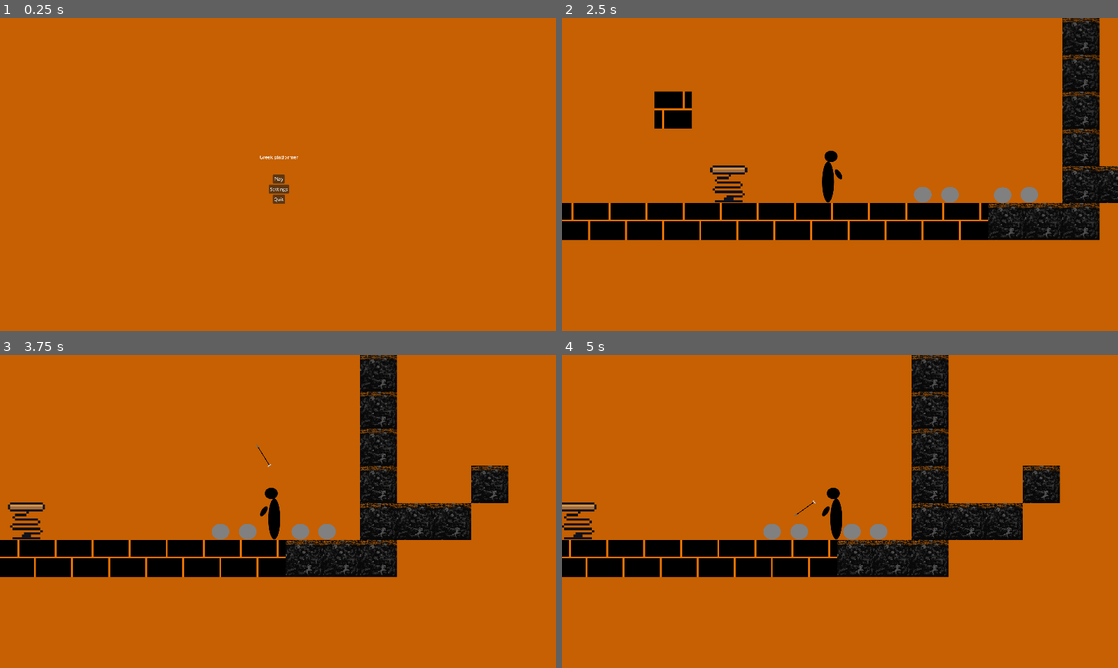
Above: before the commit, frames 1-4 (two rows, left to right).
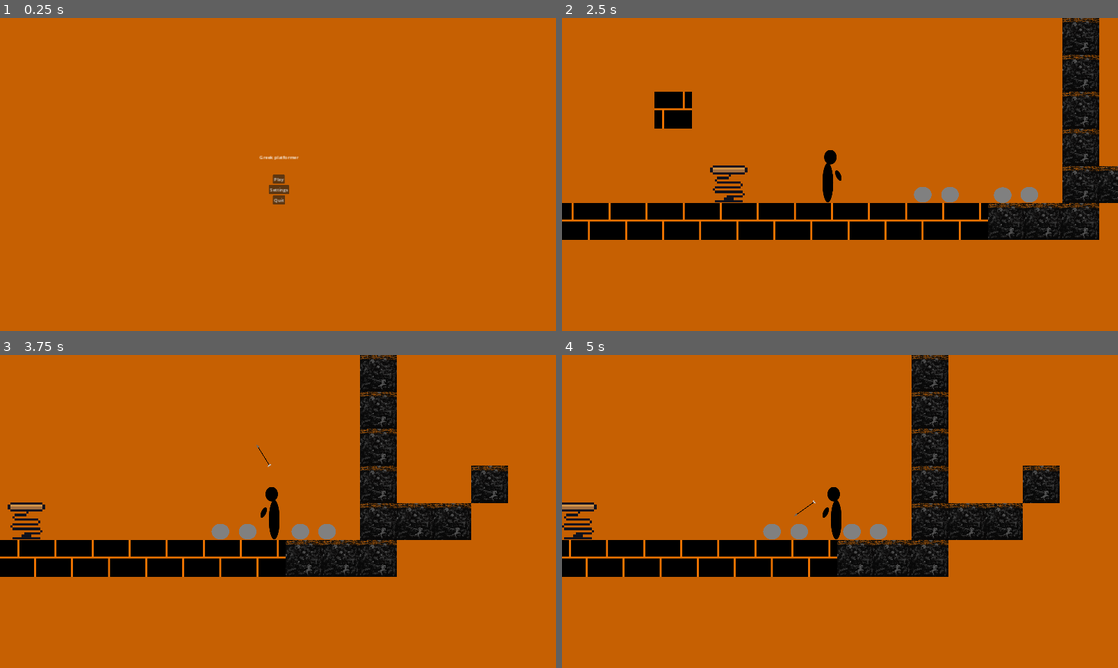
Above: after the commit, the same moments.

Repository: franmatijevic/GreekPlatformer
Game: Godot game, scene res://src/ui/main_menu.tscn
Same seed, same stepped clock (60 frames per second), same inputs: the game is played once before the commit and once after it. The engine's default icon, where the game draws it, is replaced by a stand-in: a white triangle on a blue panel in a dark square.
Inputs:
- Up to frame 1 (0.25 s): no input
- Up to frame 2 (2.5 s): click "Play" at 0.5 s; click "New Game" at 1.25 s; tap Enter at 2 s; hold D (right) from 2.03 s (still down); tap Q (drop_item) at 2.1 s; tap W (up) at 2.27 s
- Up to frame 3 (3.75 s): tap Space (pickThrow) at 2.85 s; tap W (up) at 3.02 s; release D (right) at 3.53 s; hold A (left) from 3.53 s (still down); tap F (shoot) at 3.6 s
- Up to frame 4 (5 s): tap Space (pickThrow) at 4.25 s; release A (left) at 4.28 s; hold D (right) from 4.28 s (still down); tap Q (drop_item) at 4.35 s; tap W (up) at 4.52 s

The runs differ from the first frame. In frame 1, 0.2% of the frame differs, in the area x 46-54%, y 44-60%; in frame 2, 1.1%, in the area x 0-100%, y 0-72%; in frame 3, 1.0%; in frame 4, 1.0%.

Commit message:
Settings and folders updated
- promjenio settings da vector art bude veće kvalitete (zbog toga pixel art kao spring sprite bude manje kvalitete, pa za takve stvari treba texture filtering staviti na nearest)
- presložio art fileove tako da svaki direktorij za neku bitnu stvar ima svoj poddirektorij za art

Diff:
--- a/greekplatformer/project.godot
+++ b/greekplatformer/project.godot
@@ -25,7 +25,13 @@
 window/size/viewport_height=1080
 window/size/mode=4
 window/size/borderless=true
-window/stretch/mode="viewport"
+window/stretch/mode="canvas_items"
+
+[importer_defaults]
+
+texture={
+"compress/mode": 3
+}
 
 [input]
 
@@ -83,5 +89,4 @@
 
 [rendering]
 
-textures/canvas_textures/default_texture_filter=0
 environment/defaults/default_clear_color=Color(0.777028, 0.377881, 0.00782779, 1)
--- a/greekplatformer/src/environment/spring.tscn
+++ b/greekplatformer/src/environment/spring.tscn
@@ -1,7 +1,7 @@
 [gd_scene load_steps=4 format=3 uid="uid://bahucl7180h7i"]
 
 [ext_resource type="Script" path="res://src/environment/spring.gd" id="1_gr1pd"]
-[ext_resource type="Texture2D" uid="uid://bhip6pjthrnj1" path="res://res/tempSpring.png" id="1_ud24a"]
+[ext_resource type="Texture2D" uid="uid://bhip6pjthrnj1" path="res://src/environment/environmentArt/tempSpring.png" id="1_ud24a"]
 
 [sub_resource type="RectangleShape2D" id="RectangleShape2D_1epjg"]
 size = Vector2(125, 120)
@@ -12,6 +12,7 @@
 script = ExtResource("1_gr1pd")
 
 [node name="TempSpring" type="Sprite2D" parent="."]
+texture_filter = 1
 scale = Vector2(8, 8)
 texture = ExtResource("1_ud24a")
 
--- a/greekplatformer/src/items/rock.tscn
+++ b/greekplatformer/src/items/rock.tscn
@@ -1,7 +1,7 @@
 [gd_scene load_steps=5 format=3 uid="uid://bajynjcw0ua61"]
 
 [ext_resource type="Script" path="res://src/items/itemScripts/throwable.gd" id="1_nq7h8"]
-[ext_resource type="Texture2D" uid="uid://byuldulfb025u" path="res://res/Rock.png" id="2_47si2"]
+[ext_resource type="Texture2D" uid="uid://byuldulfb025u" path="res://src/items/throwableArt/Rock.png" id="2_47si2"]
 
 [sub_resource type="CircleShape2D" id="CircleShape2D_1n4di"]
 radius = 57.85
--- a/greekplatformer/src/levels/generic_level.tscn
+++ b/greekplatformer/src/levels/generic_level.tscn
@@ -1,9 +1,9 @@
 [gd_scene load_steps=9 format=3 uid="uid://dj8amtyq3pmuk"]
 
 [ext_resource type="Texture2D" uid="uid://dfe6s34tiobkl" path="res://icon.svg" id="1_w8uqh"]
-[ext_resource type="Texture2D" uid="uid://1rsjsmmc8mcu" path="res://res/tempFloorTexture.png" id="2_av4ri"]
+[ext_resource type="Texture2D" uid="uid://1rsjsmmc8mcu" path="res://src/environment/environmentArt/floor/tempFloorTexture.png" id="2_av4ri"]
 [ext_resource type="PackedScene" uid="uid://dpk0rlxpn4h88" path="res://src/player/player.tscn" id="2_u6sfn"]
-[ext_resource type="Texture2D" uid="uid://cfbl0e13s3tj0" path="res://res/BrickFloor4.png" id="3_qfqkm"]
+[ext_resource type="Texture2D" uid="uid://cfbl0e13s3tj0" path="res://src/environment/environmentArt/floor/BrickFloor4.png" id="3_qfqkm"]
 
 [sub_resource type="TileSetAtlasSource" id="TileSetAtlasSource_361e8"]
 texture = ExtResource("1_w8uqh")
--- a/greekplatformer/src/mainMechanics/arrow.tscn
+++ b/greekplatformer/src/mainMechanics/arrow.tscn
@@ -1,7 +1,7 @@
 [gd_scene load_steps=5 format=3 uid="uid://de34eq1s83fp8"]
 
 [ext_resource type="Script" path="res://src/mainMechanics/arrow.gd" id="1_wrvt8"]
-[ext_resource type="Texture2D" uid="uid://bm6rpob4s2nta" path="res://res/Arrow.png" id="2_0oq2x"]
+[ext_resource type="Texture2D" uid="uid://bm6rpob4s2nta" path="res://src/mainMechanics/arrowArt/Arrow.png" id="2_0oq2x"]
 
 [sub_resource type="CircleShape2D" id="CircleShape2D_6suhw"]
 radius = 6.0
--- a/greekplatformer/src/player/player.tscn
+++ b/greekplatformer/src/player/player.tscn
@@ -1,11 +1,11 @@
 [gd_scene load_steps=10 format=3 uid="uid://dpk0rlxpn4h88"]
 
 [ext_resource type="Script" path="res://src/player/player.gd" id="1_6dh1s"]
-[ext_resource type="Texture2D" uid="uid://cwh7nex1tdeem" path="res://res/Character.png" id="2_du11m"]
+[ext_resource type="Texture2D" uid="uid://fcugs2bhjgsm" path="res://src/player/playerArt/Character.png" id="2_kdb3u"]
 [ext_resource type="Script" path="res://src/player/playerStates/movementState.gd" id="3_i4pt1"]
 [ext_resource type="Script" path="res://src/player/playerStates/pickUpState.gd" id="4_y3xqd"]
 [ext_resource type="Script" path="res://src/player/playerStates/shootingState.gd" id="5_y6klk"]
-[ext_resource type="Texture2D" uid="uid://bm6rpob4s2nta" path="res://res/Arrow.png" id="6_i6bi8"]
+[ext_resource type="Texture2D" uid="uid://bm6rpob4s2nta" path="res://src/mainMechanics/arrowArt/Arrow.png" id="6_i6bi8"]
 
 [sub_resource type="RectangleShape2D" id="RectangleShape2D_8ulvm"]
 size = Vector2(69, 184)
@@ -33,9 +33,9 @@
 [node name="Camera2D" type="Camera2D" parent="."]
 
 [node name="Icon" type="Sprite2D" parent="."]
-position = Vector2(-27, 7)
-scale = Vector2(1.19424, 1.06872)
-texture = ExtResource("2_du11m")
+position = Vector2(-27.5, 5.80602)
+scale = Vector2(0.770115, 0.868957)
+texture = ExtResource("2_kdb3u")
 
 [node name="States" type="Node" parent="."]
 
Binary file removed: greekplatformer/res/Character.png
Renamed: greekplatformer/res/BrickFloor4.png -> greekplatformer/src/environment/environmentArt/floor/BrickFloor4.png
Not shown, changed: greekplatformer/src/environment/environmentArt/floor/BrickFloor4.png.import
Renamed: greekplatformer/res/tempFloorTexture.png -> greekplatformer/src/environment/environmentArt/floor/tempFloorTexture.png
Not shown, changed: greekplatformer/src/environment/environmentArt/floor/tempFloorTexture.png.import
Renamed: greekplatformer/res/tempSpring.png -> greekplatformer/src/environment/environmentArt/tempSpring.png
Not shown, changed: greekplatformer/src/environment/environmentArt/tempSpring.png.import
Renamed: greekplatformer/res/Rock.png -> greekplatformer/src/items/throwableArt/Rock.png
Not shown, changed: greekplatformer/src/items/throwableArt/Rock.png.import
Renamed: greekplatformer/res/Arrow.png -> greekplatformer/src/mainMechanics/arrowArt/Arrow.png
Not shown, changed: greekplatformer/src/mainMechanics/arrowArt/Arrow.png.import
Binary file added: greekplatformer/src/player/playerArt/Character.png
(and 1 more such lines)
